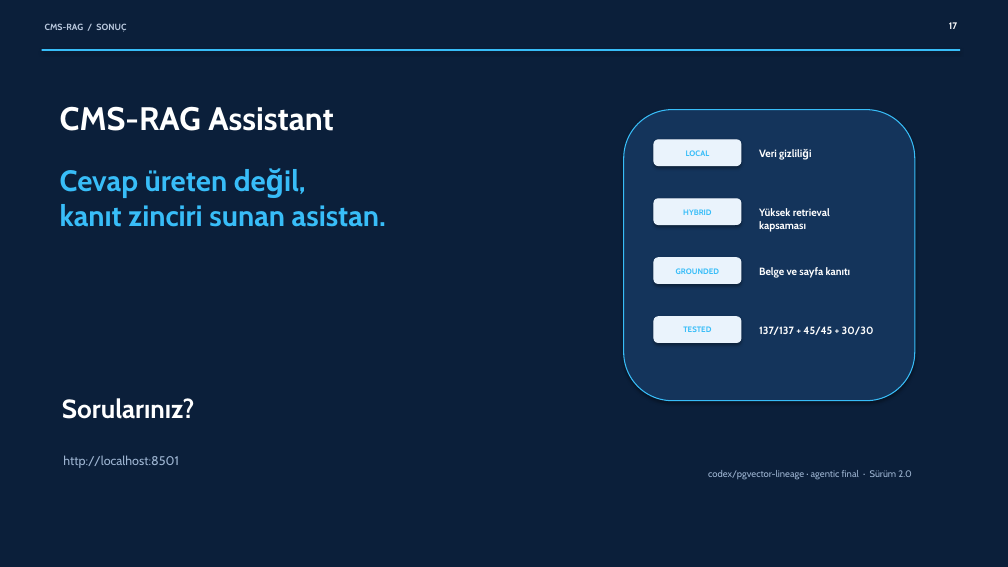
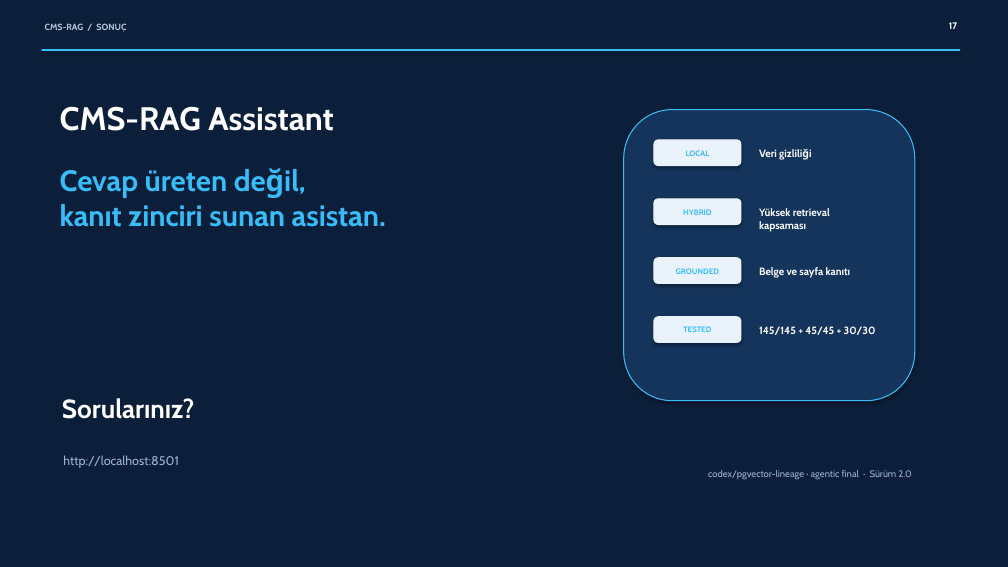
Before and after one commit to AnEngineerEfe/CMS-RAG-Assistant, a slide deck: slide 17 of deliverables/CMS-RAG_Nihai_Proje_Sunumu.pptx. Drawn at 1008x567 pixels with LibreOffice and Linux fonts; fonts in the diff are those of the drawing. Boxes give left, top, right and bottom in pixels: in the first picture for what was removed or moved away, otherwise in the second. Text is boxed around its words. In the diff, an @@ line names an element or a change of style, - is before the commit and + after.

```diff
--- a/deliverables/CMS-RAG_Nihai_Proje_Sunumu.pptx
+++ b/deliverables/CMS-RAG_Nihai_Proje_Sunumu.pptx
@@ text at box(759, 326, 876, 335): text changed @@
-137/137 + 45/45 + 30/30
+145/145 + 45/45 + 30/30
```
Also in this commit, not shown: 2 other slides changed, 12 other files.
